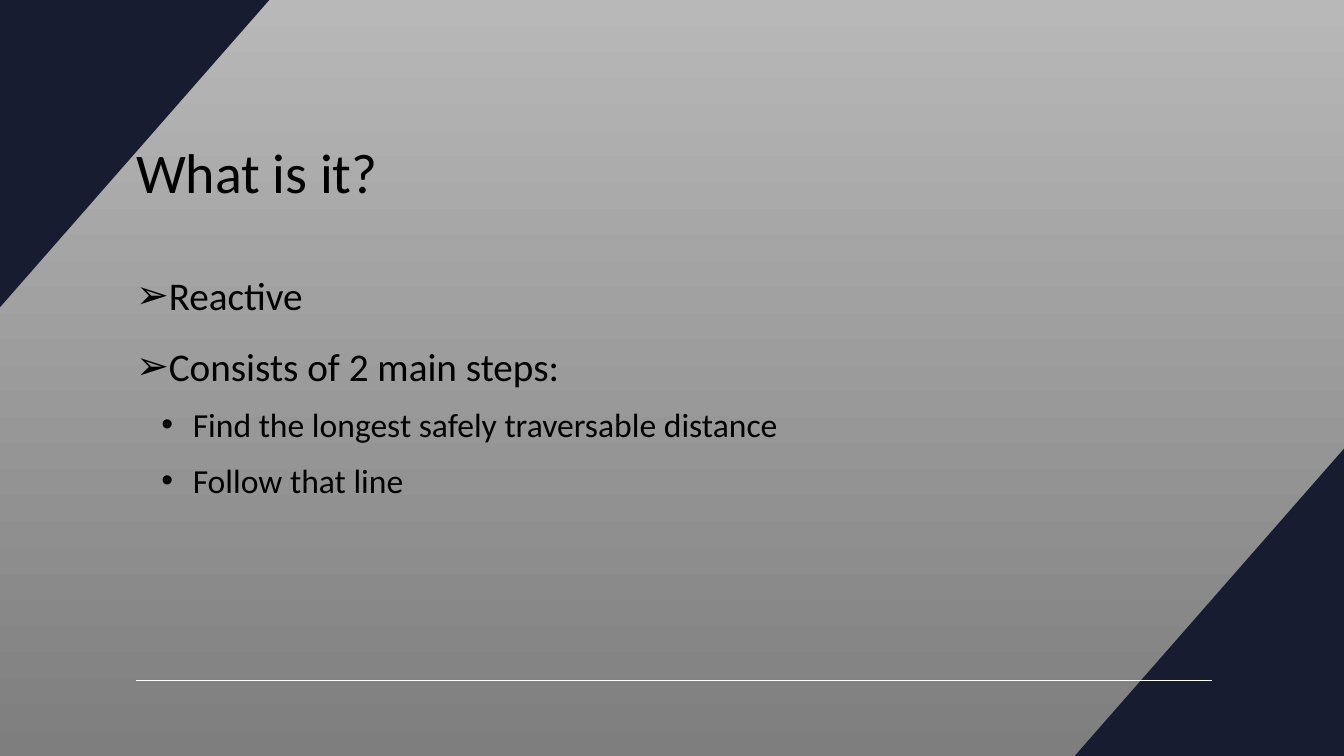
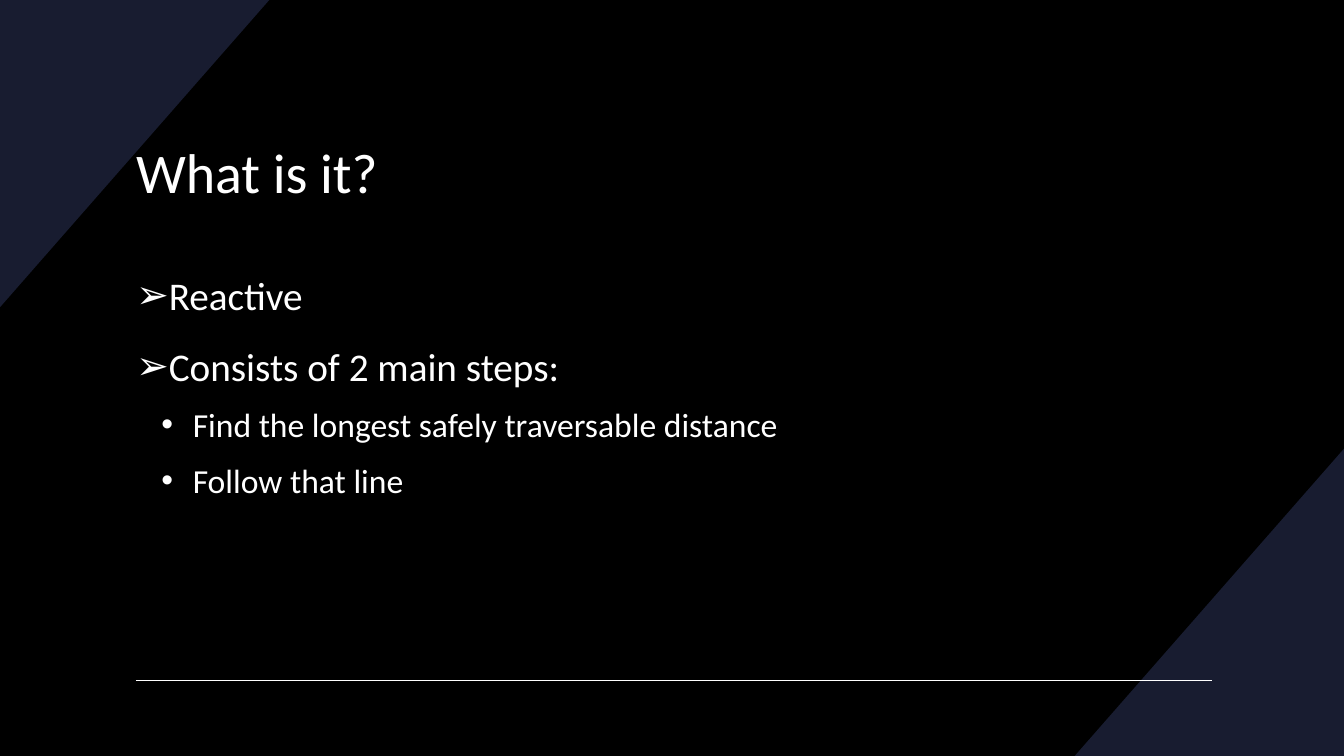
Before and after one commit to RacingAI/Reactive-Methods-Workshop, a slide deck: slide 2 of Disparity_Extender.pptx. Drawn at 1344x756 pixels with LibreOffice and Linux fonts; fonts in the diff are those of the drawing. Boxes give left, top, right and bottom in pixels: in the first picture for what was removed or moved away, otherwise in the second. Text is boxed around its words. In the diff, an @@ line names an element or a change of style, - is before the commit and + after.

```diff
--- a/Disparity_Extender.pptx
+++ b/Disparity_Extender.pptx
@@ background gradient #B9B9B9 to #7E7E7E to #000000 @@
@@ title "What is it?" at (136, 146, 377, 194): text colour #000000 to #FFFFFF @@
@@ text "Reactive" at (169, 283, 778, 494): text colour #000000 to #FFFFFF @@
```
Also in this commit, not shown: 7 other slides changed, 23 slides added, 1 slide removed, 5 other files.
